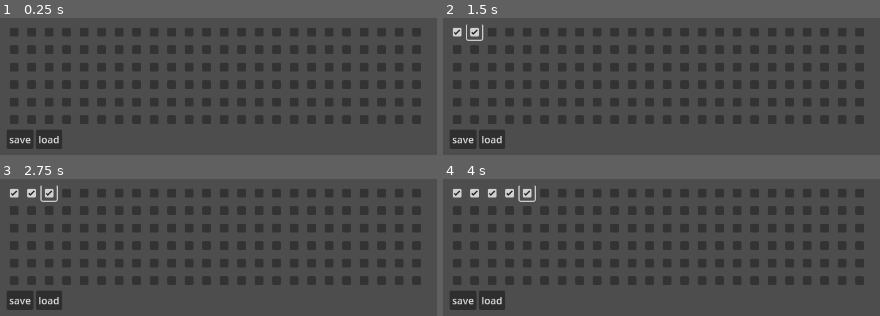
Above: before the commit, frames 1-4 (two rows, left to right).
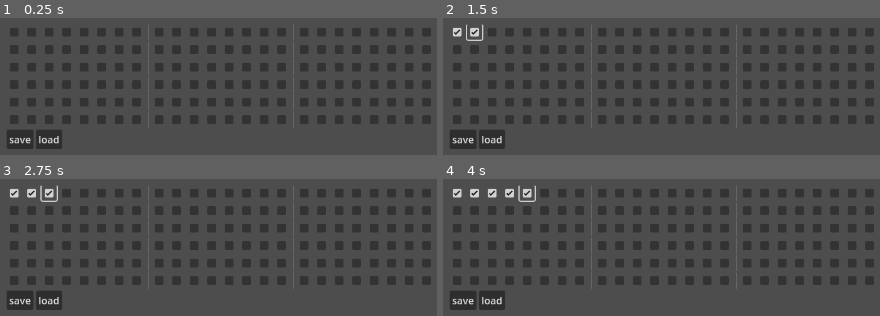
Above: after the commit, the same moments.

Repository: uniqueusername/duck-
Game: Godot game, scene res://scenes/levels/map_editor.tscn
Same seed, same stepped clock (60 frames per second), same inputs: the game is played once before the commit and once after it. This scene is started directly instead of the project's main scene.
Inputs (mouse positions are in pixels of both pictures, inside the frame that each line leads up to):
- Up to frame 1 (0.25 s): no input
- Up to frame 2 (1.5 s): click (456, 31) at 0.52 s; click (473, 31) at 1.27 s
- Up to frame 3 (2.75 s): click (48, 192) at 2.02 s
- Up to frame 4 (4 s): click (508, 192) at 2.77 s; click (526, 192) at 3.52 s

The runs differ from the first frame. In frame 1, 14% of the frame differs, in the area x 33-99%, y 5-80%; in frame 2, 14%; in frame 3, 14%; in frame 4, 14%.

Commit message:
support arbitrary number of lanes

Diff:
--- /dev/null
+++ b/assets/maps/goober.tres
@@ -0,0 +1,7 @@
+[gd_resource type="BitMap" format=3]
+
+[resource]
+data = {
+"data": PackedByteArray(0, 128, 32, 0, 0, 0, 0, 0, 0, 0, 0, 0, 0, 0, 0, 0, 0, 0),
+"size": Vector2i(6, 24)
+}
--- /dev/null
+++ b/assets/maps/goobsadffder.tres
@@ -0,0 +1,7 @@
+[gd_resource type="BitMap" format=3]
+
+[resource]
+data = {
+"data": PackedByteArray(0, 128, 32, 0, 0, 0, 0, 0, 0, 37, 0, 0, 0, 0, 0, 0, 0, 0),
+"size": Vector2i(6, 24)
+}
--- a/scenes/levels/map_editor.tscn
+++ b/scenes/levels/map_editor.tscn
@@ -25,22 +25,25 @@
 script = ExtResource("1_3udfa")
 file_selector = NodePath("../../../../FileDialog")
 
-[node name="lane1" type="HBoxContainer" parent="CanvasLayer/MarginContainer/ScrollContainer/editor"]
+[node name="lanes" type="VBoxContainer" parent="CanvasLayer/MarginContainer/ScrollContainer/editor"]
 layout_mode = 2
 
-[node name="lane2" type="HBoxContainer" parent="CanvasLayer/MarginContainer/ScrollContainer/editor"]
+[node name="lane1" type="HBoxContainer" parent="CanvasLayer/MarginContainer/ScrollContainer/editor/lanes"]
 layout_mode = 2
 
-[node name="lane3" type="HBoxContainer" parent="CanvasLayer/MarginContainer/ScrollContainer/editor"]
+[node name="lane2" type="HBoxContainer" parent="CanvasLayer/MarginContainer/ScrollContainer/editor/lanes"]
 layout_mode = 2
 
-[node name="lane4" type="HBoxContainer" parent="CanvasLayer/MarginContainer/ScrollContainer/editor"]
+[node name="lane3" type="HBoxContainer" parent="CanvasLayer/MarginContainer/ScrollContainer/editor/lanes"]
 layout_mode = 2
 
-[node name="lane5" type="HBoxContainer" parent="CanvasLayer/MarginContainer/ScrollContainer/editor"]
+[node name="lane4" type="HBoxContainer" parent="CanvasLayer/MarginContainer/ScrollContainer/editor/lanes"]
 layout_mode = 2
 
-[node name="lane6" type="HBoxContainer" parent="CanvasLayer/MarginContainer/ScrollContainer/editor"]
+[node name="lane5" type="HBoxContainer" parent="CanvasLayer/MarginContainer/ScrollContainer/editor/lanes"]
+layout_mode = 2
+
+[node name="lane6" type="HBoxContainer" parent="CanvasLayer/MarginContainer/ScrollContainer/editor/lanes"]
 layout_mode = 2
 
 [node name="buttons" type="HBoxContainer" parent="CanvasLayer/MarginContainer/ScrollContainer/editor"]
--- a/utility/map_editor.gd
+++ b/utility/map_editor.gd
@@ -1,33 +1,53 @@
 extends VBoxContainer
 
-@export var file_selector: FileDialog
-@onready var lanes = [$lane1, $lane2, $lane3, $lane4, $lane5, $lane6]
-var map: BitMap = BitMap.new()
+@export var file_selector: FileDialog # file save/open dialog
+@onready var lanes = {} # map each lane to its checkboxes
+var map: BitMap = BitMap.new() # raw map data
 
-var lines: int = 24
+var lane_count: int = 6
+var beats: int = 12
+var lpb: int = 2 # lines per beat
+var lines = beats * lpb # total number of lines
 
 func _ready():
 	initialize_map()
 
+# generate ui according to map metadata
 func initialize_map():
-	for i in lanes.size():
-		for j in range(lines):
-			lanes[i].add_child(CheckBox.new())
+	# clear existing lanes
+	for child in $lanes.get_children():
+		child.queue_free()
 
-	map.create(Vector2i(6, lines))
+	# create new lanes
+	for i in range(lane_count):
+		var new_lane = HBoxContainer.new()
+		new_lane.name = "lane" + str(i)
+		lanes[new_lane] = []
+		$lanes.add_child(new_lane)
+
+	# create checkboxes
+	for lane in lanes.keys():
+		for line in range(lines):
+			if line % 8 == 0 and line > 0: lane.add_child(VSeparator.new())
+			var checkbox = CheckBox.new()
+			lane.add_child(checkbox)
+			lanes.get(lane).append(checkbox)
+
+	map.create(Vector2i(lane_count, lines))
 
 func load_map(path: String):
 	map = load(path)
 
-	for i in range(map.get_size().x):
-		for j in range(map.get_size().y):
-			lanes[i].get_children()[j].button_pressed = map.get_bit(i, j)
+	for i in range(lanes.keys().size()):
+		var boxes = lanes[lanes.keys()[i]]
+		for j in range(boxes.size()):
+			boxes[j].button_pressed = map.get_bit(i, j)
 
 func save_map(path: String):
-	for i in range(lanes.size()):
-		var bits = lanes[i].get_children()
-		for j in range(bits.size()):
-			map.set_bit(i, j, bits[j].button_pressed)
+	for i in range(lanes.keys().size()):
+		var boxes = lanes.get(lanes.keys()[i])
+		for j in range(boxes.size()):
+			map.set_bit(i, j, boxes[j].button_pressed)
 
 	ResourceSaver.save(map, path)
 
